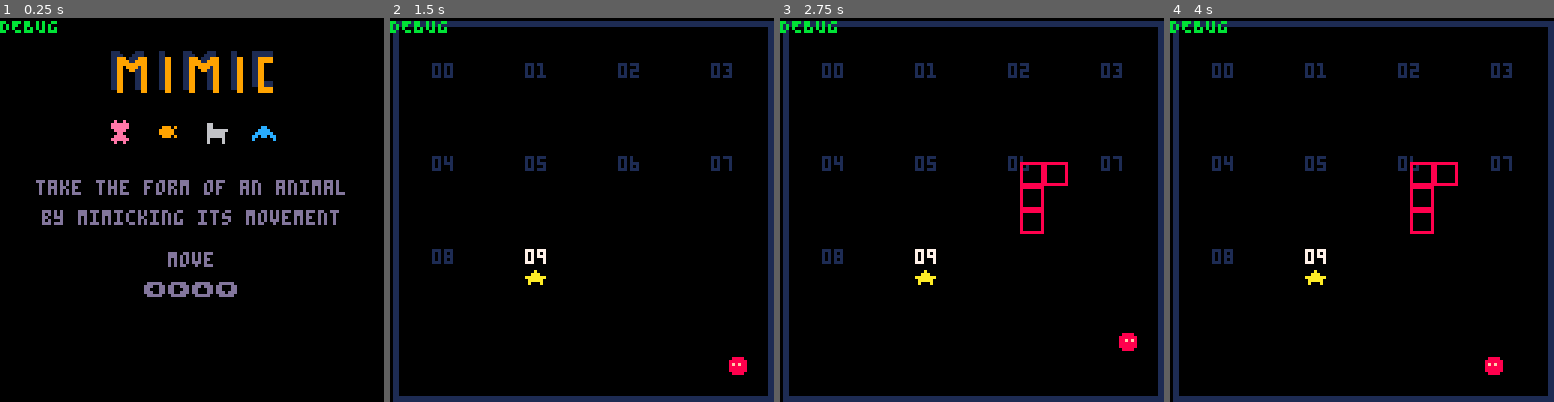
Above: before the commit, frames 1-4 (left to right).
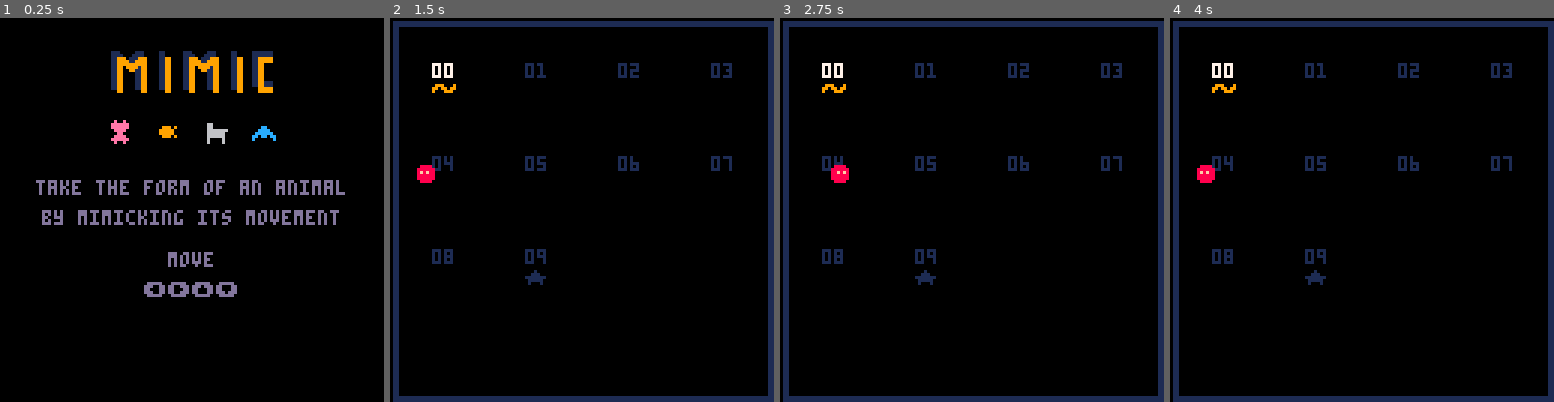
Above: after the commit, the same moments.

Repository: sourencho/mimic
Game: PICO-8 cartridge mimic.p8
Same seed, same stepped clock (60 frames per second), same inputs: the game is played once before the commit and once after it.
Inputs:
- Up to frame 1 (0.25 s): no input
- Up to frame 2 (1.5 s): tap X (X key) at 0.33, 1.07 s; tap O (Z key) at 0.7 s
- Up to frame 3 (2.75 s): hold Right 1.6-2.1 s; tap O (Z key) at 1.7, 2.1, 2.5 s; tap X (X key) at 1.85 s; hold Up 2.15-2.42 s; hold Right from 2.47 s (still down)
- Up to frame 4 (4 s): tap O (Z key) at 2.9, 3.3, 3.7 s; tap X (X key) at 2.97 s; release Right at 3.03 s; hold Left 3.08-3.58 s; hold Down 3.63-3.97 s

The runs differ from the first frame. In frame 1, 0.3% of the frame differs, in the area x 0-15%, y 0-4%; in frame 2, 1.1%; in frame 3, 1.8%, in the area x 0-93%, y 0-87%; in frame 4, 1.8%.

Commit message:
Fix stuck text and draw particles on won screen

Diff:
--- a/mimic.p8
+++ b/mimic.p8
@@ -7,7 +7,7 @@
 -- DATA
 
 -- SETTINGS
-start_level = 9
+start_level = 0
 
 slow_speed = 20 -- the larger the slower the npcs move
 tile_slow_speed = 2 -- the larger the slower the tiles animate
@@ -19,12 +19,11 @@
 splash_keys_2 = "\139\145\148\131"
 splash_keys_3 = "start \151"
 won_text = "★ you win ★"
-stuck_text = "press \151 to restart"
 
 level_size = 16
 level_count = 10
 
-debug_mode = true
+debug_mode = false
 debug = "DEBUG\n"
 
 -- spr numbers
@@ -176,6 +175,19 @@
 -->8
 -- util
 
+-- inplace deduplicate
+function table_dedup(x)
+    result = {}
+    index = {}
+    for t in all(x) do
+        if not index[t] then
+            index[t] = true
+            add(result, t)
+        end
+    end
+    return result
+end
+
 function table_concat(t1, t2)
     local tc = {}
     for i=1,#t1 do
@@ -1034,6 +1046,7 @@
     print(won_text, 38, vcenter(won_text), 12)
     print(won_text, 38, vcenter(won_text)+10, 13)
     print(won_text, 38, vcenter(won_text)+20, 14)
+    draw_particles()
 end
 
 function draw_level_splash_2(l)
@@ -1172,10 +1185,29 @@
 
 function draw_ui()
     if is_stuck() then
+        -- "restart"
+        stuck_text = "press \151 to restart"
         print(stuck_text, hcenter(stuck_text), vcenter(stuck_text), 7)
-        local stuck_tile = get_dynamic_or_static_tile_class(pl.x, pl.y)
-        local explain_text = pl.display_name.." can't "..tile_display_names[stuck_tile]
-        print(explain_text, hcenter(explain_text), vcenter(explain_text) + 8, 7)
+
+        -- "gota can't"
+        local explain_txt_animal = pl.display_name.." can't"
+        print(explain_txt_animal, hcenter(explain_txt_animal), vcenter(explain_txt_animal) + 8, 7)
+
+        -- trees or ground
+        local explain_txt_tiles = ""
+        local surr_tiles = {
+            tile_display_names[get_dynamic_or_static_tile_class(pl.x+1, pl.y)],
+            tile_display_names[get_dynamic_or_static_tile_class(pl.x-1, pl.y)],
+            tile_display_names[get_dynamic_or_static_tile_class(pl.x, pl.y+1)],
+            tile_display_names[get_dynamic_or_static_tile_class(pl.x, pl.y-1)],
+        }
+        surr_tiles = table_dedup(surr_tiles)
+        if (surr_tiles[1] == surr_tiles[2]) debug_log("true")
+        for i=1,#surr_tiles do
+            if (i > 1) explain_txt_tiles ..= " or "
+            explain_txt_tiles ..= surr_tiles[i]
+        end
+        print(explain_txt_tiles, hcenter(explain_txt_tiles), vcenter(explain_txt_tiles) + 16, 7)
     end
 end
 
